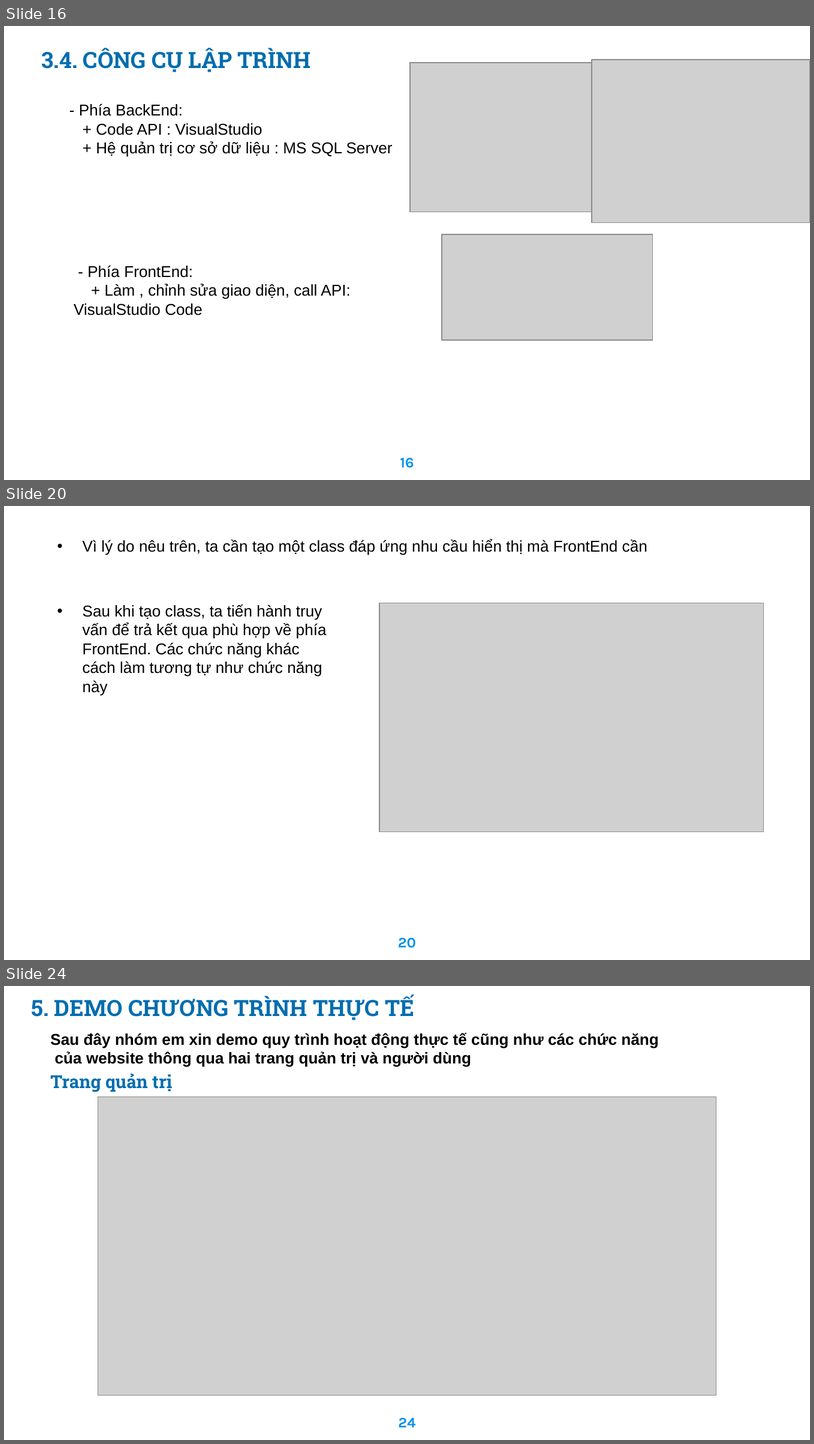
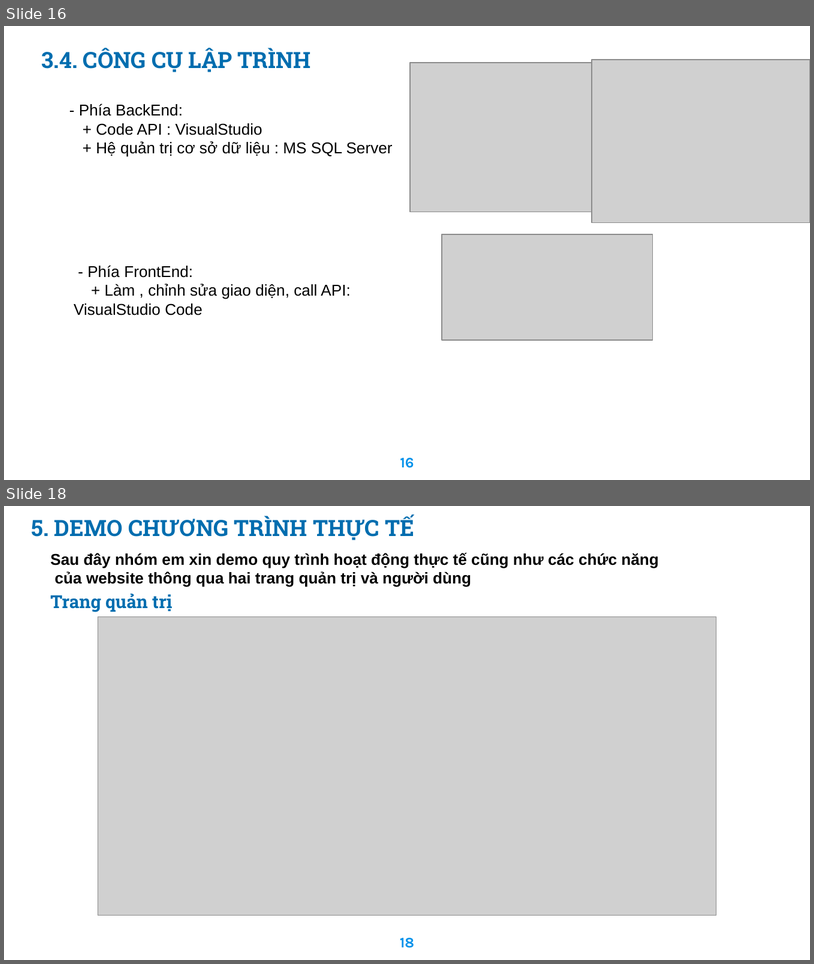
Before and after one commit to haitran2000/Ecommerce-Fashion-Website, a slide deck: Do An Tot Nghiep.pptx. Shown one above the other, each under a label of ours: slides 16, 20 and 24 before the commit, slides 16 and 18 after it; the slides between them are not shown. The pictures are 814x1444 and 814x964 pixels, drawn with LibreOffice and Linux fonts; fonts in the diff are those of the drawing; grey boxes stand for pictures; background and template pictures are left out. Boxes give left, top, right and bottom in pixels: in the first picture for what was removed or moved away, otherwise in the second. Text is boxed around its words. In the diff, an @@ line names an element or a change of style, - is before the commit and + after.

```diff
--- a/Do An Tot Nghiep.pptx
+++ b/Do An Tot Nghiep.pptx
@@ slide 20 removed at (4,506,810,960), background picture (left out) @@
@@ text removed at (83,539,648,555) @@
-• Vì lý do nêu trên, ta cần tạo một class đáp ứng nhu cầu hiển thị mà FrontEnd cần
@@ text removed at (83,604,327,695) @@
-• Sau khi tạo class, ta tiến hành truy vấn để trả kết qua phù hợp về phía FrontEnd. Các chức năng khác cách làm tương tự như chức năng này
@@ picture removed at (380,603,764,832) @@
@@ page number removed at (398,937,416,948) @@
-20
@@ what was slide 24 is now slide 18 @@
@@ page number at (400,937,414,948): text changed @@
-24
+18
```
Also in this commit, not shown: 4 slides changed, 5 other slides removed, 16 other files.
